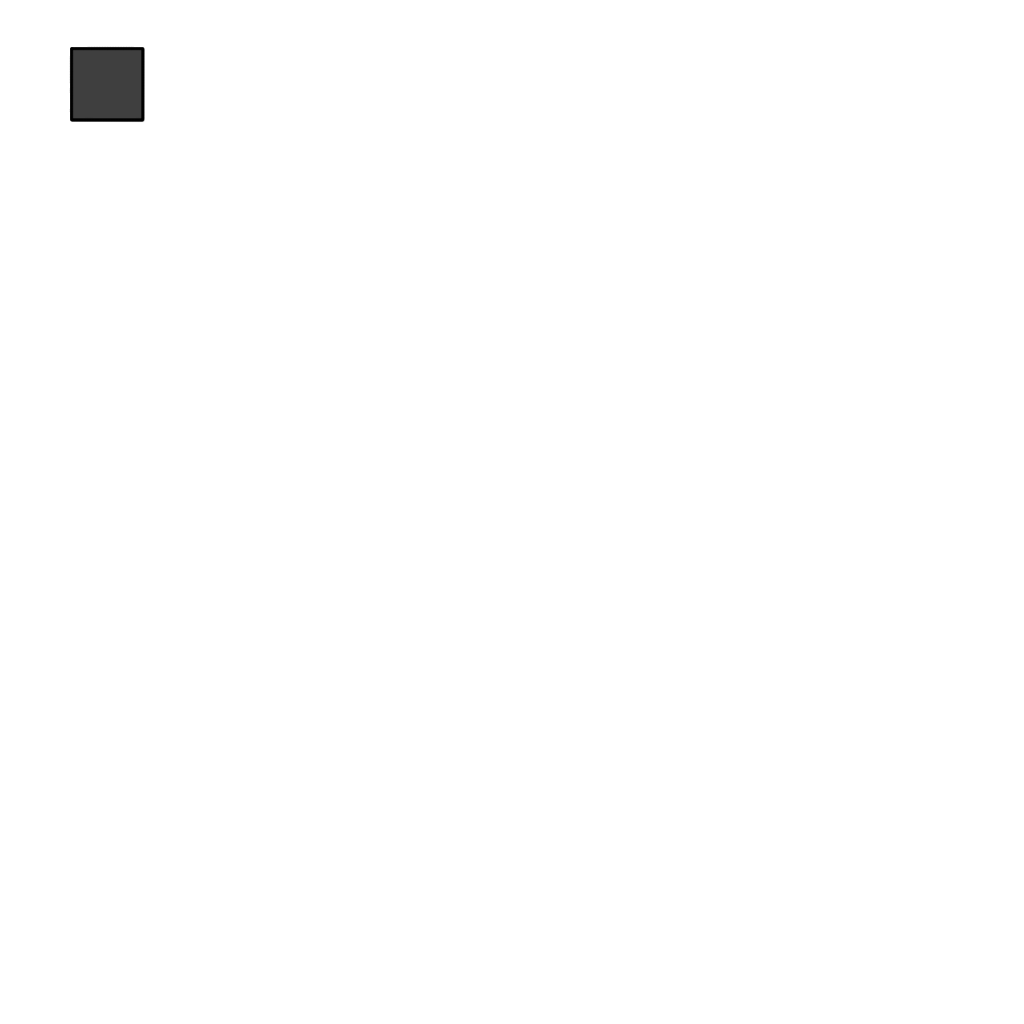
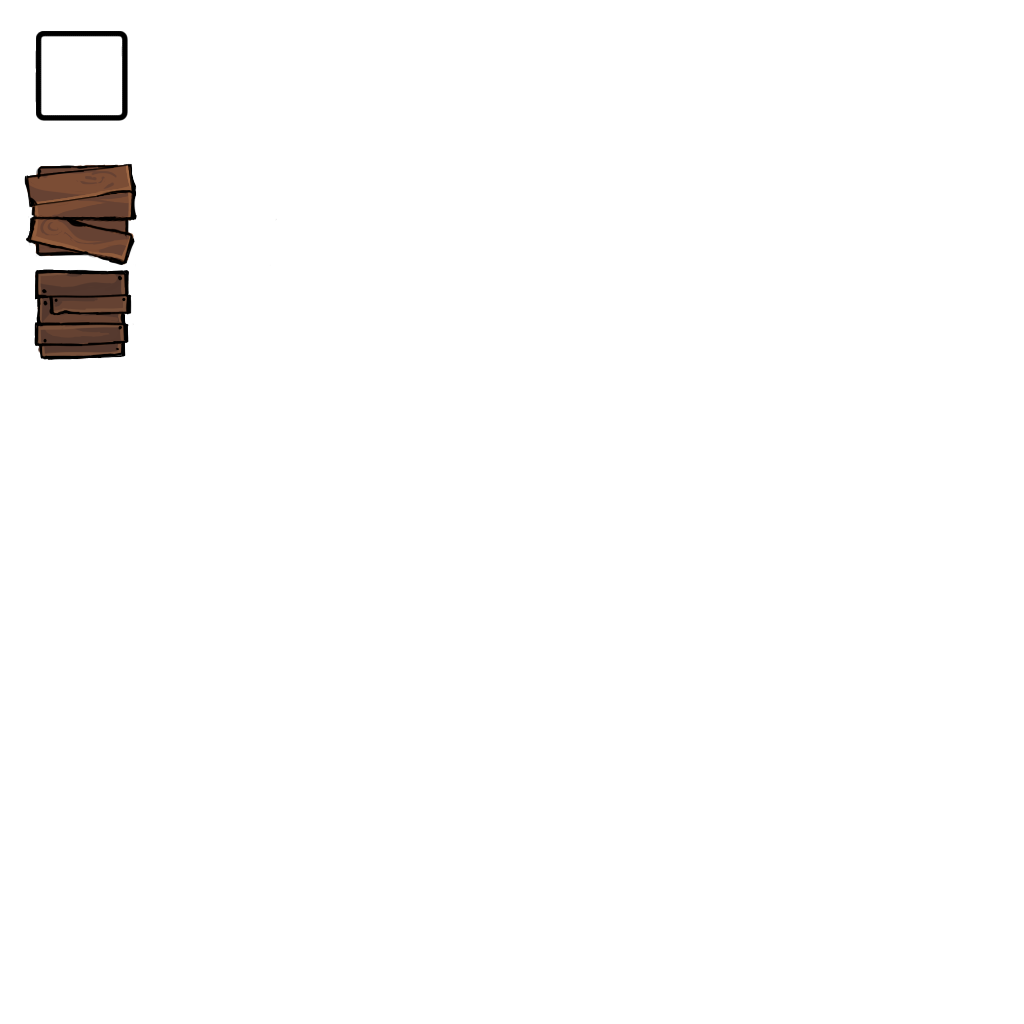
Revision of a layered 1024px x 1024px image; what changed, layer by layer:
added group "Base" with 8 layers above "Paint Layer 24" over [24, 64, 277, 361]
added group "Front" with 3 layers in group "Base" over [26, 192, 137, 361]
added layer "Paint Layer 29" in group "Front" over [34, 256, 134, 361]
added layer "Paint Layer 30" in group "Front" over [26, 192, 137, 361]
added group "Top" with 3 layers in group "Base" over [24, 64, 277, 361]
added layer "Paint Layer 26" in group "Top" over [24, 64, 277, 361]
added layer "Paint Layer 28" in group "Top" over [24, 163, 137, 320]
added layer "Paint Layer 27" in group "Top" over [24, 163, 137, 320]
renamed "Paint Layer 21" to "Paint Layer 24", showed it, opacity 100% → 36%, moved it above "Paint Layer 25", painted on it over [24, 31, 145, 320]
renamed "Paint Layer 23" to "Paint Layer 24", painted on it over [24, 31, 145, 192]
removed layer "Paint Layer 22" (1st of 2) over [64, 31, 145, 123]
